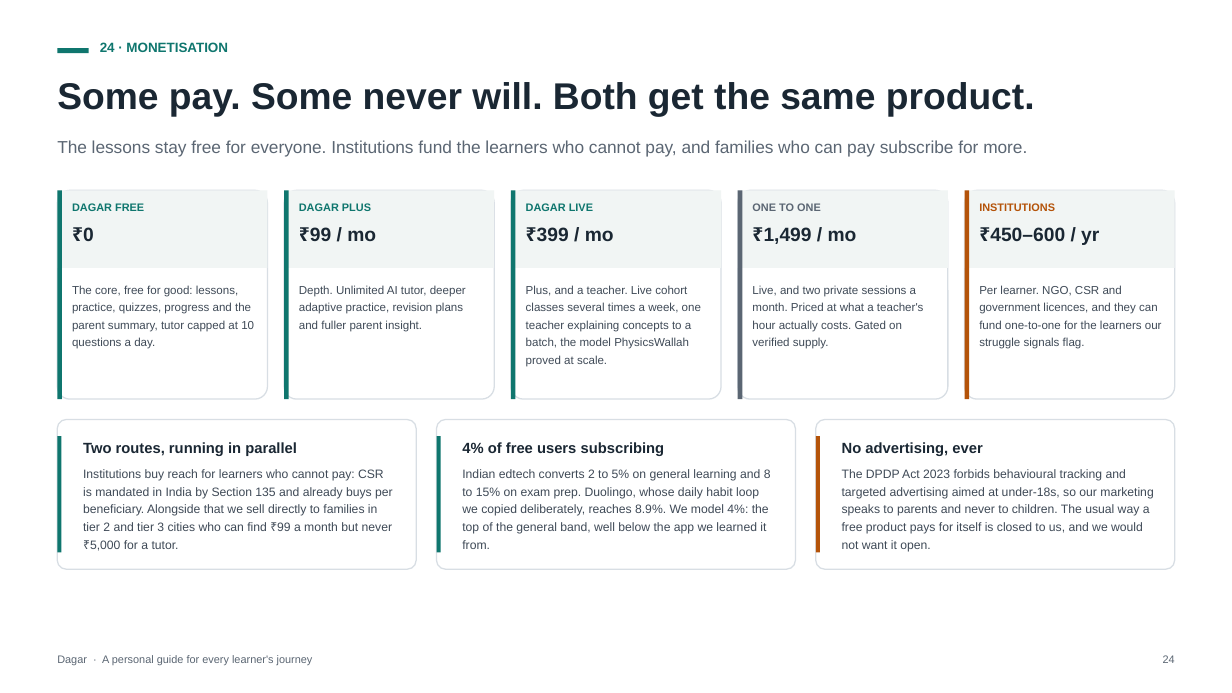
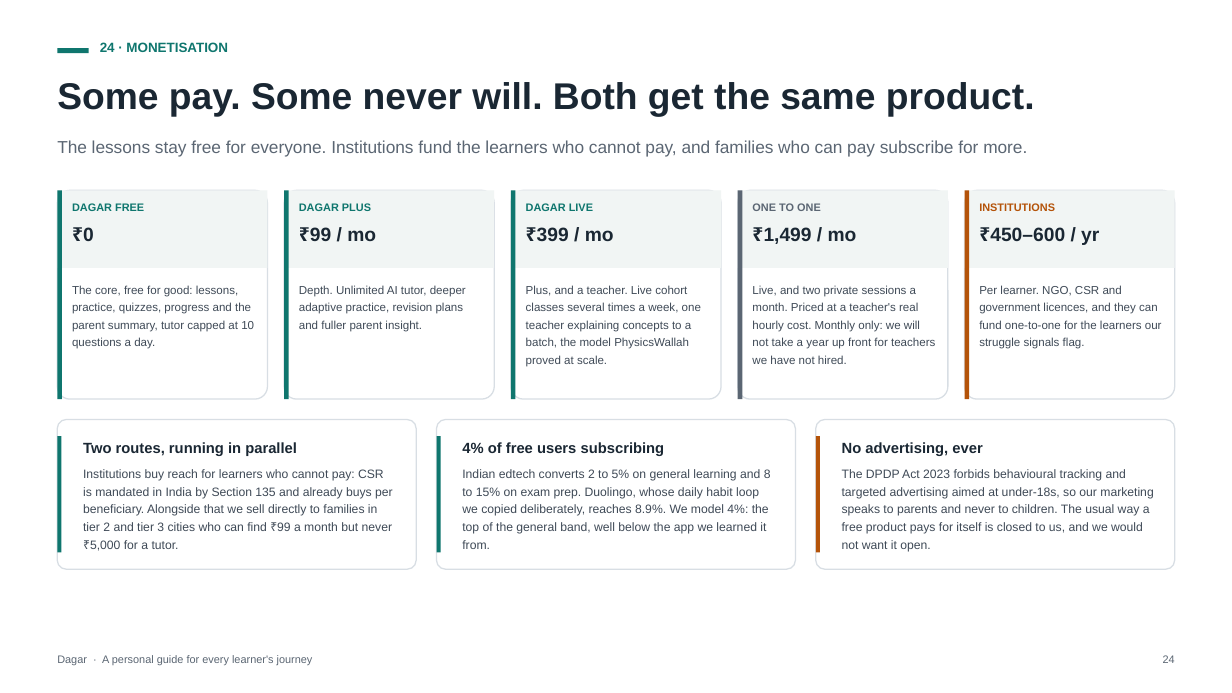
Before and after one commit to ap9650/dagar, a slide deck: slide 24 of docs/deck/Dagar-Pitch-Deck.pptx. Drawn at 1232x693 pixels with LibreOffice and Linux fonts; fonts in the diff are those of the drawing. Boxes give left, top, right and bottom in pixels: in the first picture for what was removed or moved away, otherwise in the second. Text is boxed around its words. In the diff, an @@ line names an element or a change of style, - is before the commit and + after.

```diff
--- a/docs/deck/Dagar-Pitch-Deck.pptx
+++ b/docs/deck/Dagar-Pitch-Deck.pptx
@@ text at (752,285,935,364): text changed @@
-Live, and two private sessions a month. Priced at what a teacher's hour actually costs. Gated on verified supply.
+Live, and two private sessions a month. Priced at a teacher's real hourly cost. Monthly only: we will not take a year up front for teachers we have not hired.
```
Also in this commit, not shown: 1 other slide changed, 9 other files.
